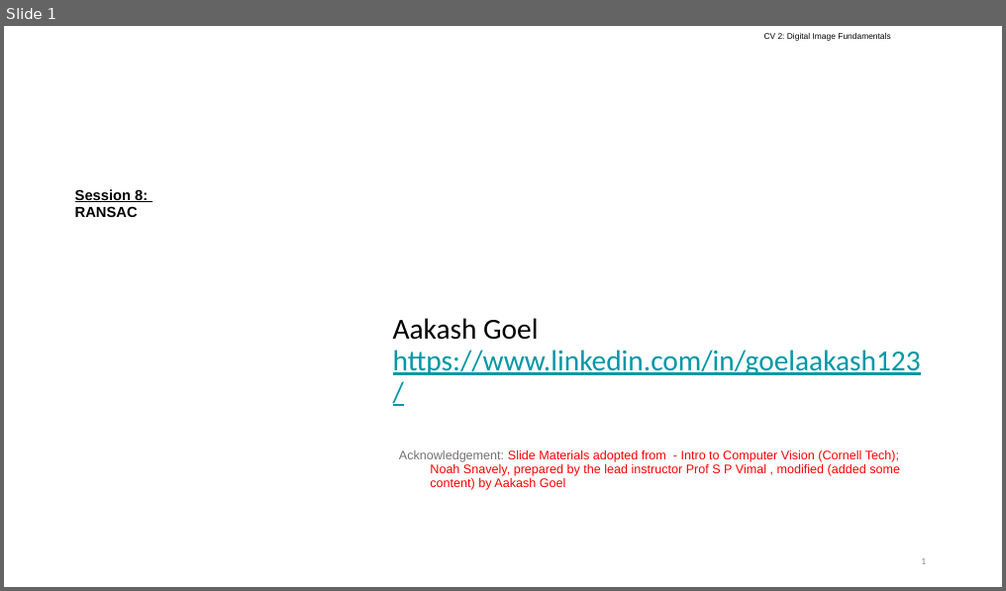
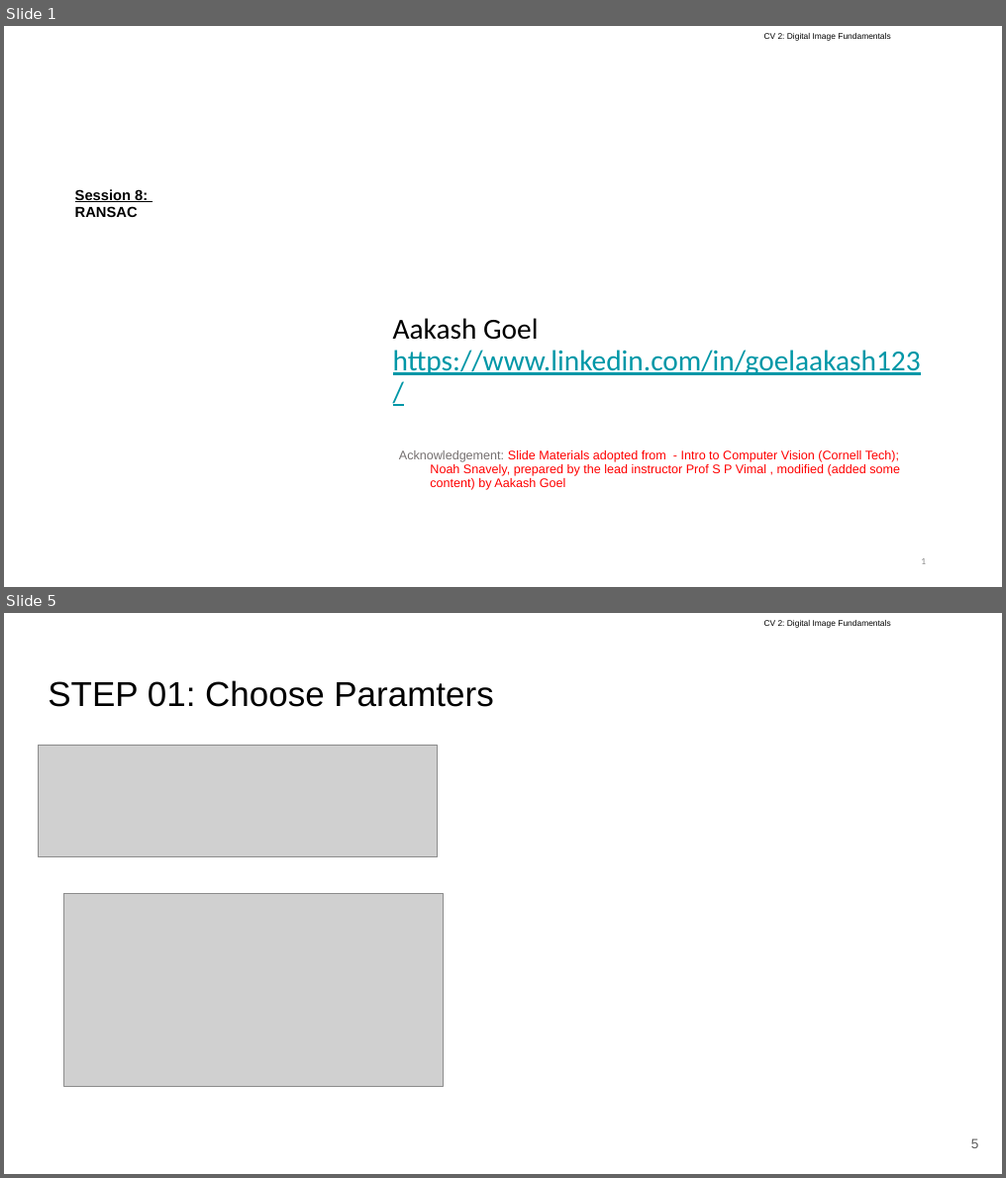
Before and after one commit to Rajamohannaidu/BITS, a slide deck: ComputerVision/Class 08 SIFT RANSAC/CV #8 RANSAC - Aakash.pptx. Shown one above the other, each under a label of ours: slide 1 before the commit, slides 1 and 5 after it; the slides between them are not shown. The pictures are 1006x591 and 1006x1178 pixels, drawn with LibreOffice and Linux fonts; fonts in the diff are those of the drawing; grey boxes stand for pictures; background and template pictures are left out. Boxes give left, top, right and bottom in pixels: in the first picture for what was removed or moved away, otherwise in the second. Text is boxed around its words. In the diff, an @@ line names an element or a change of style, - is before the commit and + after.

```diff
--- a/ComputerVision/Class 08 SIFT RANSAC/CV #8 RANSAC - Aakash.pptx
+++ b/ComputerVision/Class 08 SIFT RANSAC/CV #8 RANSAC - Aakash.pptx
@@ slide 5 added at [4,613,1002,1174], background #FFFFFF; not listed: 1 template element that a slide beside it also shows @@
@@ title added at [48,680,493,707], 33.3 pt, text #000000 @@
+STEP 01: Choose Paramters
@@ picture added at [38,745,437,858] @@
@@ picture added at [63,894,444,1086] @@
@@ page number added at [971,1139,979,1149], 13 pt, text #595959 @@
+5
```
Also in this commit, not shown: 6 other slides added.
